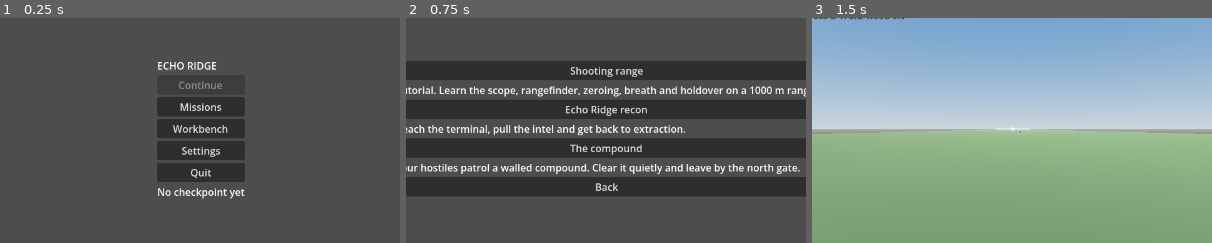
Above: before the commit, frames 1-3 (left to right).
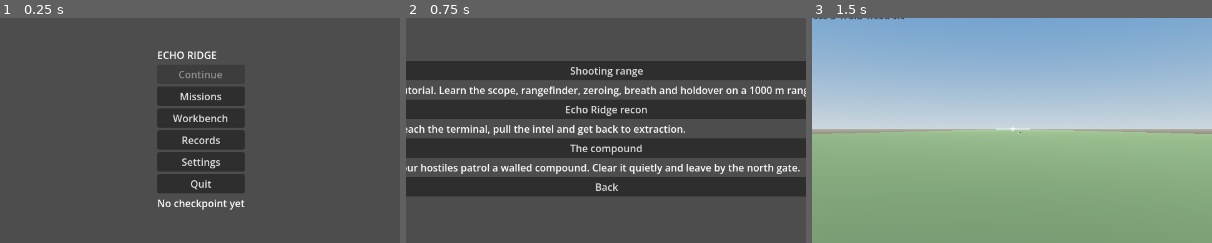
Above: after the commit, the same moments.

Repository: adam656677-oss/sniper
Game: Godot game, scene res://scenes/ui/main_menu.tscn
Two runs of this game, one before a commit and one after it. Both use one fixed random seed, a clock stepped at 60 frames per second and the inputs below.
Inputs:
- Up to frame 1 (0.25 s): no input
- Up to frame 2 (0.75 s): click "Missions" at 0.5 s
- Up to frame 3 (1.5 s): click "Shooting range" at 1.25 s
The pictures show only the part of the screen within x 25-75%, y 25-75%; the shares and areas given below are measured in that part.

The runs differ from the first frame. In frame 1, 5.2% of the frame differs, in the area x 39-62%, y 14-86%; in frame 2, nothing differs; in frame 3, nothing differs.

Commit message:
Add local records and achievements
Checklist items 5.6 and the records half of 5.5. Progression keeps each
mission's best score, fastest time, longest shot and completion count,
and eight achievements (first blood, 500 m, 1000 m, marksman, ghost,
quiet professional, graduate, range master), in user://progress.cfg.
Missions record their result when they end; failures record nothing but
can still unlock kill achievements. The results screen announces new
bests and unlocks, and the main menu gains a Records screen. The string
lint now covers autoloads. New progression suite.

Co-Authored-By: Claude Opus 5.5 <noreply@anthropic.com>
Claude-Session: https://claude.ai/code/session_01Eowivxxx5e3dLJLdS68ERi

Diff:
--- /dev/null
+++ b/autoload/progression.gd
@@ -0,0 +1,121 @@
+extends Node
+
+# Local records per mission and achievements, persisted to user://progress.cfg.
+# record() is called once when a mission ends and returns what changed.
+
+const PATH := "user://progress.cfg"
+const MissionCatalog = preload("res://scenes/ui/mission_catalog.gd")
+const ResultsScoring = preload("res://scenes/ui/results_screen.gd")
+
+const ACHIEVEMENTS := {
+	"first_blood": {"title": "First blood", "detail": "Make your first kill."},
+	"long_shot_500": {"title": "Reach out", "detail": "Kill at 500 m or more."},
+	"long_shot_1000": {"title": "One kilometre", "detail": "Hit something 1000 m away."},
+	"marksman": {"title": "Marksman", "detail": "Finish a mission with 80% accuracy over five or more shots."},
+	"ghost": {"title": "Ghost", "detail": "Finish the compound without being detected."},
+	"silent": {"title": "Quiet professional", "detail": "Finish the compound using only suppressed fire."},
+	"graduate": {"title": "Graduate", "detail": "Finish every tutorial step on the range."},
+	"range_master": {"title": "Range master", "detail": "Ring every plate on the range."},
+}
+
+signal unlocked(id: String)
+
+var records: Dictionary = {} # mission id -> {best_score, best_time, longest_shot, completions}
+var achievements: Dictionary = {} # id -> unlock timestamp
+
+func _ready() -> void:
+	load_progress()
+
+func reset() -> void:
+	records = {}
+	achievements = {}
+
+func has_achievement(id: String) -> bool:
+	return achievements.has(id)
+
+func unlock(id: String) -> bool:
+	if not ACHIEVEMENTS.has(id) or achievements.has(id):
+		return false
+	achievements[id] = Time.get_datetime_string_from_system()
+	unlocked.emit(id)
+	return true
+
+func mission_id_for(scene_path: String) -> String:
+	var index := MissionCatalog.index_for_scene(scene_path)
+	return String(MissionCatalog.get_mission(index).get("id", scene_path.get_file().get_basename()))
+
+# Returns {"new_best": bool, "unlocked": Array[String]}.
+func record(mission_id: String, stats: Dictionary, log: Node, failed: bool) -> Dictionary:
+	var result := {"new_best": false, "unlocked": [] as Array[String]}
+	var shots := int(stats.get("shots", 0))
+	var accuracy := 0.0 if shots == 0 else float(stats.get("hits", 0)) / float(shots)
+	var longest := float(stats.get("longest_kill", 0.0))
+	var completed: Callable = func(id: String) -> bool: return log.status(id) == log.Status.COMPLETE
+	var checks := {
+		"first_blood": int(stats.get("kills", 0)) > 0,
+		"long_shot_500": longest >= 500.0,
+		"long_shot_1000": longest >= 1000.0 or completed.call("long_shot"),
+		"marksman": not failed and shots >= 5 and accuracy >= 0.8,
+		"ghost": not failed and mission_id == "compound" and completed.call("undetected"),
+		"silent": not failed and mission_id == "compound" and completed.call("silent"),
+		"graduate": completed.call("t_holdover"),
+		"range_master": completed.call("plates"),
+	}
+	for id in checks:
+		if checks[id] and unlock(id):
+			result.unlocked.append(id)
+	if not failed:
+		var entry: Dictionary = records.get(mission_id, {"best_score": 0, "best_time": 0.0, "longest_shot": 0.0, "completions": 0})
+		var score := ResultsScoring.score_for(stats, log, false)
+		var elapsed := float(stats.get("elapsed", 0.0))
+		if score > int(entry.best_score):
+			entry.best_score = score
+			result.new_best = true
+		if float(entry.best_time) <= 0.0 or elapsed < float(entry.best_time):
+			entry.best_time = elapsed
+		entry.longest_shot = maxf(float(entry.longest_shot), longest)
+		entry.completions = int(entry.completions) + 1
+		records[mission_id] = entry
+	save_progress()
+	return result
+
+func save_progress() -> bool:
+	var config := ConfigFile.new()
+	for mission_id in records:
+		for key in records[mission_id]:
+			config.set_value("record_" + mission_id, key, records[mission_id][key])
+	for id in achievements:
+		config.set_value("achievements", id, achievements[id])
+	return config.save(PATH) == OK
+
+func load_progress() -> bool:
+	reset()
+	var config := ConfigFile.new()
+	if not FileAccess.file_exists(PATH) or config.load(PATH) != OK:
+		return false
+	for section in config.get_sections():
+		if section.begins_with("record_"):
+			var entry := {}
+			for key in ["best_score", "best_time", "longest_shot", "completions"]:
+				entry[key] = config.get_value(section, key, 0)
+			records[section.trim_prefix("record_")] = entry
+		elif section == "achievements":
+			for id in config.get_section_keys(section):
+				if ACHIEVEMENTS.has(id):
+					achievements[id] = String(config.get_value(section, id))
+	return true
+
+func summary_lines() -> Array[String]:
+	var lines: Array[String] = []
+	for i in range(MissionCatalog.count()):
+		var mission: Dictionary = MissionCatalog.get_mission(i)
+		var entry: Dictionary = records.get(mission.id, {})
+		if entry.is_empty():
+			lines.append("%s: %s" % [tr(String(mission.title)), tr("not completed")])
+		else:
+			lines.append("%s: %s %d  |  %s %d:%02d  |  %s %.0f m" % [tr(String(mission.title)), tr("best"), int(entry.best_score), tr("fastest"), int(entry.best_time) / 60, int(entry.best_time) % 60, tr("longest"), float(entry.longest_shot)])
+	lines.append("")
+	lines.append(tr("Achievements") + " %d / %d" % [achievements.size(), ACHIEVEMENTS.size()])
+	for id in ACHIEVEMENTS:
+		lines.append("%s %s: %s" % ["[x]" if achievements.has(id) else "[ ]", tr(String(ACHIEVEMENTS[id].title)), tr(String(ACHIEVEMENTS[id].detail))])
+	return lines
--- a/mission.gd
+++ b/mission.gd
@@ -53,7 +53,8 @@
 			if objective.status == MissionLog.Status.ACTIVE and objective.kind != MissionLog.Kind.PRIMARY:
 				level.mission_log.complete(objective.id)
 	SaveSystem.delete_save(SaveSystem.CHECKPOINT_SLOT)
-	results.show_results()
+	var progress := Progression.record(Progression.mission_id_for(scene_file_path), stats, level.mission_log, GameState.failed)
+	results.show_results(progress)
 
 func quit_to_menu() -> void:
 	Engine.time_scale = 1.0
--- a/project.godot
+++ b/project.godot
@@ -11,6 +11,7 @@
 Settings="*res://autoload/settings.gd"
 SaveSystem="*res://autoload/save_system.gd"
 Loadout="*res://autoload/loadout.gd"
+Progression="*res://autoload/progression.gd"
 
 [debug]
 
--- a/scenes/ui/main_menu.gd
+++ b/scenes/ui/main_menu.gd
@@ -5,7 +5,7 @@
 
 const MissionCatalog = preload("res://scenes/ui/mission_catalog.gd")
 
-enum Screen { HOME, MISSIONS, SETTINGS, WORKBENCH }
+enum Screen { HOME, MISSIONS, SETTINGS, WORKBENCH, RECORDS }
 
 var screen: int = Screen.HOME
 var scene_changer: Callable
@@ -13,6 +13,8 @@
 var missions: VBoxContainer
 var settings_screen: SettingsScreen
 var workbench: WorkbenchScreen
+var records: VBoxContainer
+var records_text: Label
 var continue_button: Button
 var status: Label
 
@@ -33,6 +35,7 @@
 	continue_button = button(home, "Continue", continue_checkpoint)
 	button(home, "Missions", func(): show_screen(Screen.MISSIONS))
 	button(home, "Workbench", func(): show_screen(Screen.WORKBENCH))
+	button(home, "Records", func(): show_screen(Screen.RECORDS))
 	button(home, "Settings", func(): show_screen(Screen.SETTINGS))
 	button(home, "Quit", func(): get_tree().quit())
 	status = Label.new()
@@ -52,6 +55,11 @@
 	workbench = WorkbenchScreen.new()
 	workbench.closed.connect(func(): show_screen(Screen.HOME))
 	column.add_child(workbench)
+	records = VBoxContainer.new()
+	column.add_child(records)
+	records_text = Label.new()
+	records.add_child(records_text)
+	button(records, "Back", func(): show_screen(Screen.HOME))
 	show_screen(Screen.HOME)
 
 func button(parent: Node, text: String, callback: Callable) -> Button:
@@ -67,6 +75,9 @@
 	missions.visible = screen == Screen.MISSIONS
 	settings_screen.visible = screen == Screen.SETTINGS
 	workbench.visible = screen == Screen.WORKBENCH
+	records.visible = screen == Screen.RECORDS
+	if screen == Screen.RECORDS:
+		records_text.text = "\n".join(Progression.summary_lines())
 	if screen == Screen.WORKBENCH:
 		workbench.load_into_controls()
 	continue_button.disabled = not SaveSystem.has_save(SaveSystem.CHECKPOINT_SLOT)
--- a/scenes/ui/results_screen.gd
+++ b/scenes/ui/results_screen.gd
@@ -48,7 +48,7 @@
 		return tr("Unseen")
 	return tr("Compromised") if int(stats.detections) < 3 else tr("Loud")
 
-func show_results() -> void:
+func show_results(progress: Dictionary = {}) -> void:
 	var stats: Dictionary = mission.stats
 	var objectives = mission.level.mission_log
 	var lines: Array[String] = []
@@ -58,6 +58,10 @@
 	lines.append(tr("Shots: %d | Hits: %d | Accuracy: %d%%") % [stats.shots, stats.hits, int(round(mission.accuracy() * 100.0))])
 	lines.append(tr("Kills: %d | Longest shot: %.0f m") % [stats.kills, stats.longest_kill])
 	lines.append(tr("Stealth: %s (%d detections)") % [stealth_rating(stats, objectives), stats.detections])
+	if progress.get("new_best", false):
+		lines.append(tr("New best score"))
+	for id in progress.get("unlocked", []):
+		lines.append(tr("Achievement unlocked:") + " " + tr(String(Progression.ACHIEVEMENTS[id].title)))
 	for line in objectives.lines():
 		lines.append(line)
 	text.text = "\n".join(lines)
--- a/tests/localisation.gd
+++ b/tests/localisation.gd
@@ -51,6 +51,7 @@
 	check(keys.size() > 50, "Translation table loads with %d strings" % keys.size())
 	var files: Array[String] = ["res://mission.gd", "res://scope_overlay.gd"]
 	gd_files("res://scenes", files)
+	gd_files("res://autoload", files)
 	var missing: Array[String] = []
 	var scanned := 0
 	for path in files:
--- /dev/null
+++ b/tests/progression.gd
@@ -0,0 +1,97 @@
+extends SceneTree
+
+var failures := 0
+var progression: Node
+var state: Node
+
+func check(condition: bool, label: String) -> void:
+	if condition:
+		print("PASS: " + label)
+	else:
+		failures += 1
+		push_error("FAIL: " + label)
+
+func _initialize() -> void:
+	call_deferred("run_tests")
+
+func run_tests() -> void:
+	progression = root.get_node("Progression")
+	state = root.get_node("GameState")
+	progression.reset()
+	progression.save_progress()
+	check(progression.achievements.is_empty() and progression.records.is_empty(), "Progress starts empty")
+	check(progression.mission_id_for("res://compound_mission.tscn") == "compound" and progression.mission_id_for("res://range_mission.tscn") == "range", "Scenes map to mission ids")
+	# A loud, sloppy compound run.
+	var game = load("res://compound_mission.tscn").instantiate()
+	root.add_child(game)
+	game.set_physics_process(false)
+	await process_frame
+	var log = game.level.mission_log
+	log.fail("undetected")
+	log.fail("silent")
+	var stats := {"shots": 10, "hits": 3, "kills": 2, "longest_kill": 520.0, "elapsed": 300.0, "detections": 2}
+	var first: Dictionary = progression.record("compound", stats, log, false)
+	check(first.unlocked.has("first_blood") and first.unlocked.has("long_shot_500") and not first.unlocked.has("marksman"), "Kills and a 520 m shot unlock their achievements")
+	check(not first.unlocked.has("ghost") and not first.unlocked.has("silent"), "A loud run earns no stealth achievements")
+	check(first.new_best and progression.records.compound.completions == 1, "The first completion sets a record")
+	var second: Dictionary = progression.record("compound", stats, log, false)
+	check(second.unlocked.is_empty() and not second.new_best and progression.records.compound.completions == 2, "Repeating a run unlocks nothing new")
+	game.queue_free()
+	await process_frame
+	# A clean compound run.
+	game = load("res://compound_mission.tscn").instantiate()
+	root.add_child(game)
+	game.set_physics_process(false)
+	await process_frame
+	log = game.level.mission_log
+	for id in ["eliminate", "exfil", "undetected", "silent"]:
+		log.activate(id)
+		log.complete(id)
+	var clean := {"shots": 5, "hits": 5, "kills": 4, "longest_kill": 1010.0, "elapsed": 200.0, "detections": 0}
+	var third: Dictionary = progression.record("compound", clean, log, false)
+	check(third.unlocked.has("ghost") and third.unlocked.has("silent") and third.unlocked.has("marksman") and third.unlocked.has("long_shot_1000"), "A clean run unlocks ghost, silent, marksman and one kilometre")
+	check(third.new_best and progression.records.compound.best_time == 200.0 and progression.records.compound.longest_shot == 1010.0, "Records keep the best score, fastest time and longest shot")
+	game.queue_free()
+	await process_frame
+	# Failure records nothing but can still unlock kill achievements.
+	progression.reset()
+	game = load("res://range_mission.tscn").instantiate()
+	root.add_child(game)
+	game.set_physics_process(false)
+	await process_frame
+	var failed: Dictionary = progression.record("range", {"shots": 1, "hits": 1, "kills": 1, "longest_kill": 50.0, "elapsed": 10.0, "detections": 0}, game.level.mission_log, true)
+	check(failed.unlocked == ["first_blood"] and not progression.records.has("range"), "A failed mission stores no record")
+	# Tutorial and range master.
+	for step in game.level.TUTORIAL:
+		game.level.mission_log.activate(step[0])
+		game.level.mission_log.complete(step[0])
+	game.level.mission_log.complete("plates")
+	var range_result: Dictionary = progression.record("range", {"shots": 10, "hits": 10, "kills": 0, "longest_kill": 0.0, "elapsed": 400.0, "detections": 0}, game.level.mission_log, false)
+	check(range_result.unlocked.has("graduate") and range_result.unlocked.has("range_master"), "Finishing the tutorial and every plate unlock their achievements")
+	game.queue_free()
+	await process_frame
+	# Persistence.
+	progression.save_progress()
+	var count: int = progression.achievements.size()
+	progression.reset()
+	check(progression.load_progress() and progression.achievements.size() == count and progression.records.range.completions == 1, "Progress survives a reload")
+	# Screens.
+	game = load("res://range_mission.tscn").instantiate()
+	root.add_child(game)
+	await process_frame
+	game.results.show_results({"new_best": true, "unlocked": ["long_shot_1000"]})
+	check(game.results.text.text.contains("New best score") and game.results.text.text.contains("One kilometre"), "Results announce records and achievements")
+	game.queue_free()
+	await process_frame
+	var menu = load("res://scenes/ui/main_menu.tscn").instantiate()
+	root.add_child(menu)
+	await process_frame
+	menu.show_screen(menu.Screen.RECORDS)
+	check(menu.records.visible and menu.records_text.text.contains("Shooting range: best") and menu.records_text.text.contains("[x] Graduate"), "The Records screen lists bests and achievements")
+	menu.queue_free()
+	await process_frame
+	progression.reset()
+	progression.save_progress()
+	if failures == 0:
+		print("PROGRESSION TESTS PASSED")
+	quit(0 if failures == 0 else 1)
--- a/translations/strings.csv
+++ b/translations/strings.csv
@@ -2,6 +2,9 @@
 (optional),(optional)
 (secondary),(secondary)
 Accessibility,Accessibility
+Achievement unlocked:,Achievement unlocked:
+Achievements,Achievements
+Aim,Aim
 Aim down the scope (right click or left trigger),Aim down the scope (right click or left trigger)
 Alert: %s  |  Hostiles %d%s,Alert: %s  |  Hostiles %d%s
 All objectives complete,All objectives complete
@@ -9,6 +12,7 @@
 Audio,Audio
 BINOCULARS,BINOCULARS
 Back,Back
+Binoculars,Binoculars
 Breath %d%%,Breath %d%%
 CARRYING BODY (E to drop),CARRYING BODY (E to drop)
 Checkpoint available,Checkpoint available
@@ -16,6 +20,7 @@
 Compromised,Compromised
 Continue,Continue
 Controls,Controls
+Crouch,Crouch
 Dawn,Dawn
 Defaults,Defaults
 Difficulty,Difficulty
@@ -26,17 +31,28 @@
 Eliminate all hostiles,Eliminate all hostiles
 FAILED,FAILED
 Field of view,Field of view
+Finish a mission with 80% accuracy over five or more shots.,Finish a mission with 80% accuracy over five or more shots.
+Finish every tutorial step on the range.,Finish every tutorial step on the range.
+Finish the compound using only suppressed fire.,Finish the compound using only suppressed fire.
+Finish the compound without being detected.,Finish the compound without being detected.
+Fire,Fire
 Fire only suppressed weapons,Fire only suppressed weapons
+First blood,First blood
 Four hostiles patrol a walled compound. Clear it quietly and leave by the north gate.,Four hostiles patrol a walled compound. Clear it quietly and leave by the north gate.
 Fullscreen,Fullscreen
 Gameplay,Gameplay
 Ghost,Ghost
+Graduate,Graduate
 HOLDING %d%%,HOLDING %d%%
 HUD assists,HUD assists
 Health %d  |  %s  |  %s  |  Noise %d%%,Health %d  |  %s  |  %s  |  Noise %d%%
+Hit something 1000 m away.,Hit something 1000 m away.
+Hold breath,Hold breath
 Hold your breath (Shift or left stick) while scoped,Hold your breath (Shift or left stick) while scoped
+Interact,Interact
 Invert vertical look,Invert vertical look
 Keys,Keys
+Kill at 500 m or more.,Kill at 500 m or more.
 Kills: %d | Longest shot: %.0f m,Kills: %d | Longest shot: %.0f m
 LONG SHOT %.0f m  (Space to skip),LONG SHOT %.0f m  (Space to skip)
 Load checkpoint,Load checkpoint
@@ -46,29 +62,46 @@
 MISSION COMPLETE - N to restart,MISSION COMPLETE - N to restart
 MISSION FAILED,MISSION FAILED
 MISSION FAILED - N to restart,MISSION FAILED - N to restart
+Make your first kill.,Make your first kill.
+Marksman,Marksman
 Mission select,Mission select
 Missions,Missions
 Mouse sensitivity,Mouse sensitivity
+Move back,Move back
+Move forward,Move forward
+Move left,Move left
+Move right,Move right
+New best score,New best score
 Night,Night
 No checkpoint yet,No checkpoint yet
 Noon,Noon
+One kilometre,One kilometre
 PAUSED,PAUSED
 Press a key...,Press a key...
+Prone,Prone
+Quick load,Quick load
+Quick save,Quick save
+Quiet professional,Quiet professional
 Quit,Quit
 Quit to menu,Quit to menu
 Raise your zero to 300 m with ] (d-pad up),Raise your zero to 300 m with ] (d-pad up)
 Range %.0f m,Range %.0f m
 Range --,Range --
+Range master,Range master
+Reach out,Reach out
 Reach the gold terminal ahead and press E,Reach the gold terminal ahead and press E
 Reach the north gate,Reach the north gate
 "Reach the terminal, pull the intel and get back to extraction.","Reach the terminal, pull the intel and get back to extraction."
 Read a range of 300 m or more off the rangefinder,Read a range of 300 m or more off the rangefinder
+Records,Records
+Reload,Reload
 Restart mission,Restart mission
 Resume,Resume
 Retry,Retry
 Return to the green extraction marker and press E,Return to the green extraction marker and press E
 Ring a plate at 600 m or beyond using the reticle marks,Ring a plate at 600 m or beyond using the reticle marks
 Ring every plate,Ring every plate
+Ring every plate on the range.,Ring every plate on the range.
 Ring the 100 m plate,Ring the 100 m plate
 Ring the 1000 m plate,Ring the 1000 m plate
 Ring the 300 m plate,Ring the 300 m plate
@@ -83,7 +116,9 @@
 Stealth: %s (%d detections),Stealth: %s (%d detections)
 Stock,Stock
 Stones %d%s,Stones %d%s
+Tag target,Tag target
 The compound,The compound
+Throw stone,Throw stone
 Time: %d:%02d,Time: %d:%02d
 "Tutorial. Learn the scope, rangefinder, zeroing, breath and holdover on a 1000 m range.","Tutorial. Learn the scope, rangefinder, zeroing, breath and holdover on a 1000 m range."
 Unbound,Unbound
@@ -92,25 +127,13 @@
 WINDED,WINDED
 WORKBENCH,WORKBENCH
 Workbench,Workbench
+Zero down,Zero down
+Zero up,Zero up
+best,best
 clear,clear
 dust,dust
+fastest,fastest
+longest,longest
+not completed,not completed
 rain,rain
 windy,windy
-Move forward,Move forward
-Move back,Move back
-Move left,Move left
-Move right,Move right
-Fire,Fire
-Aim,Aim
-Reload,Reload
-Interact,Interact
-Crouch,Crouch
-Prone,Prone
-Hold breath,Hold breath
-Binoculars,Binoculars
-Tag target,Tag target
-Throw stone,Throw stone
-Zero up,Zero up
-Zero down,Zero down
-Quick save,Quick save
-Quick load,Quick load
Not shown, added: autoload/progression.gd.uid
Not shown, added: docs/screenshots/09_settings_keys.png.import
Not shown, added: tests/progression.gd.uid
Not shown, changed: docs/CHECKLIST.md
Not shown, changed: docs/VALIDATION.md
